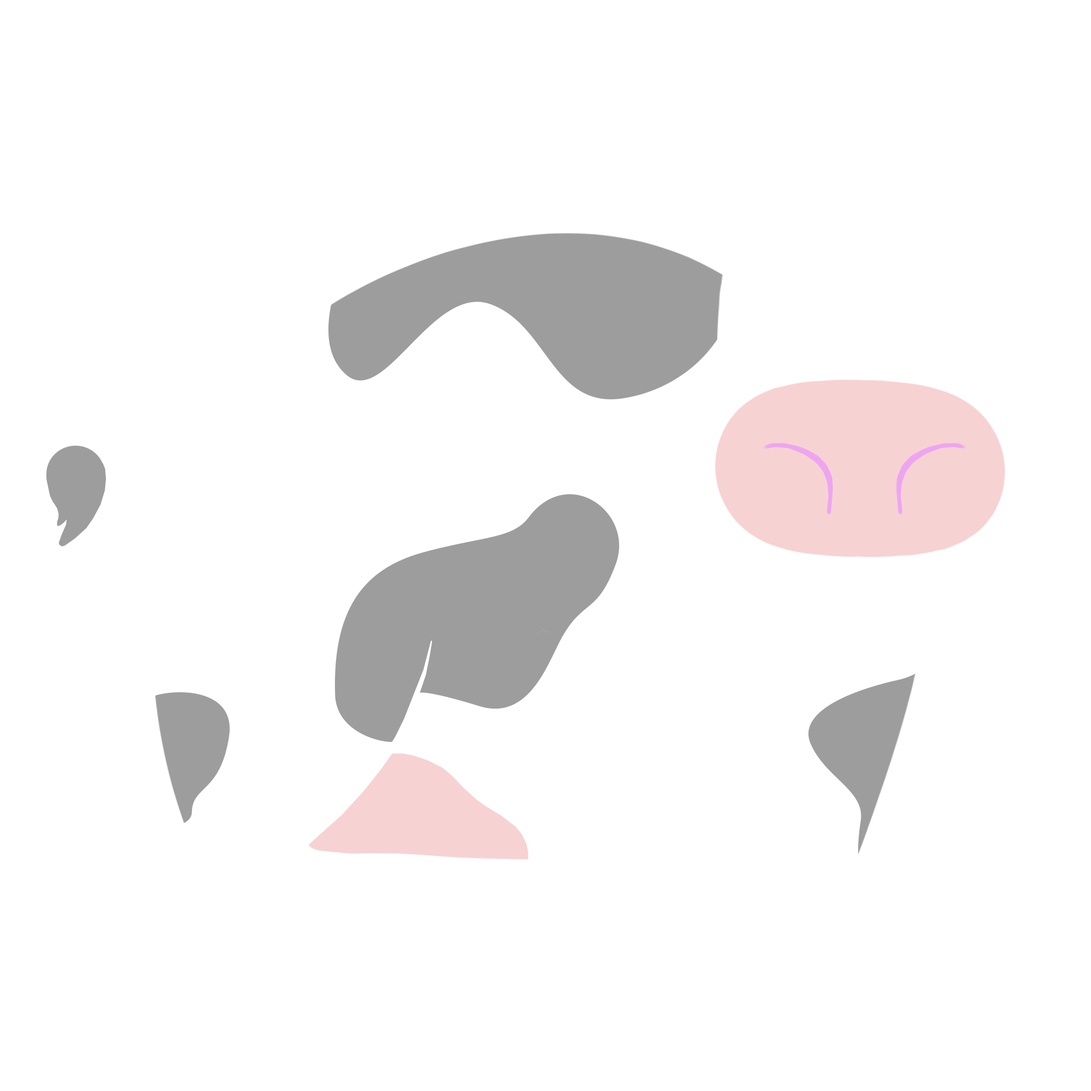
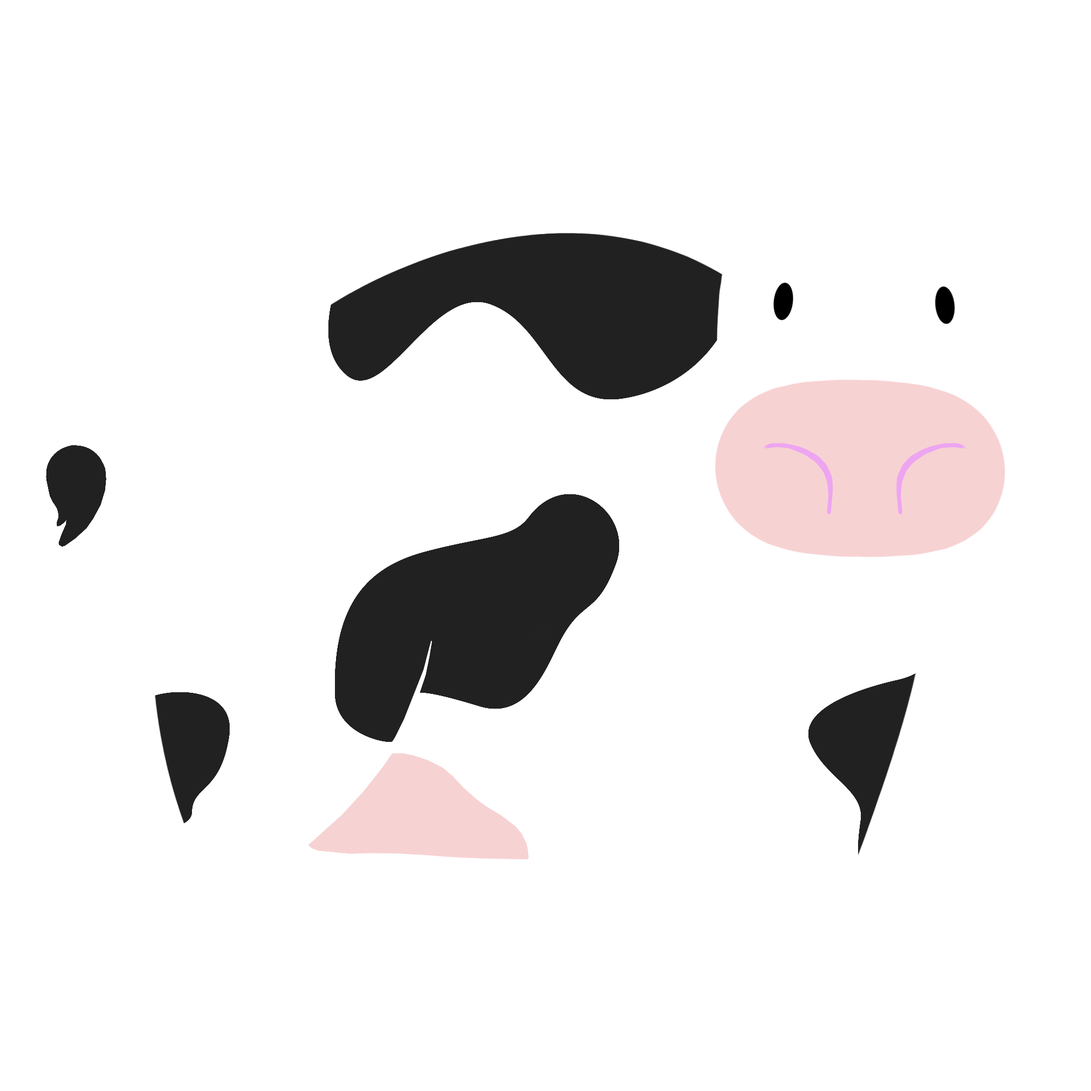
Layer changes from the first 1091px x 1091px image to the second:
added group "V04 - toy 03" with 7 layers above "V03 - toy 02" over [45, 232, 956, 861]
added group "head" (1st of 8, in "V04 - toy 03") with 3 layers in group "V04 - toy 03" over [308, 282, 956, 861]
added layer "eyes" (1st of 4, in "V04 - toy 03" › "head") in group "head" over [773, 282, 956, 325]
added layer "udder" (1st of 3, in "V04 - toy 03" › "head") in group "head" over [308, 753, 529, 861]
added layer "head" (2nd of 8, in "V04 - toy 03") in group "V04 - toy 03" over [653, 244, 956, 391]
added layer "color" (1st of 3, in "V04 - toy 03") in group "V04 - toy 03" over [45, 232, 917, 857]
added layer "body" (1st of 5, in "V04 - toy 03") in group "V04 - toy 03" over [66, 232, 917, 861]
moved "head" (7th of 8, in "V01 - Wall") into group "V01 - Wall" over [653, 244, 956, 391]
moved "body" (4th of 5, in "V01 - Wall") into group "V01 - Wall" over [92, 232, 956, 861]
painted on "Shape 3" over [808, 689, 863, 811]
moved "tail" into group "V01 - Wall" over [45, 444, 107, 547]
